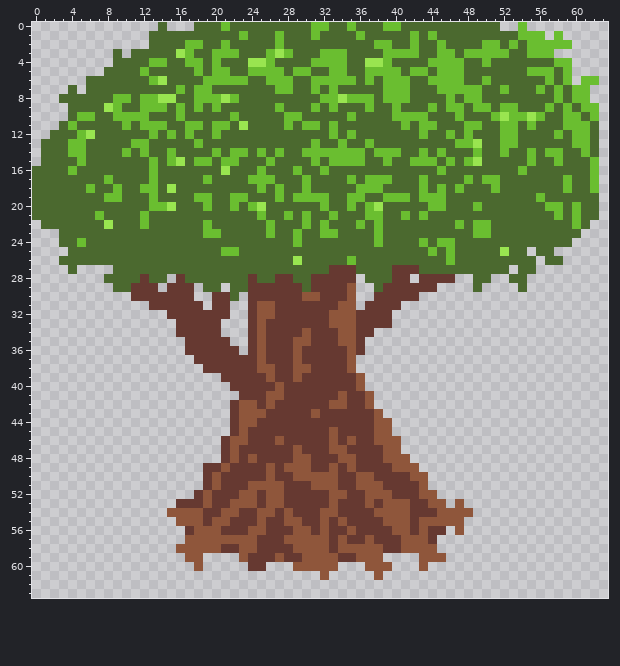
Pixel-art file, stored at src/res/img/tree.aseprite. The picture above is the old version.
64x64 pixels, 1 frame.
And afterwards:
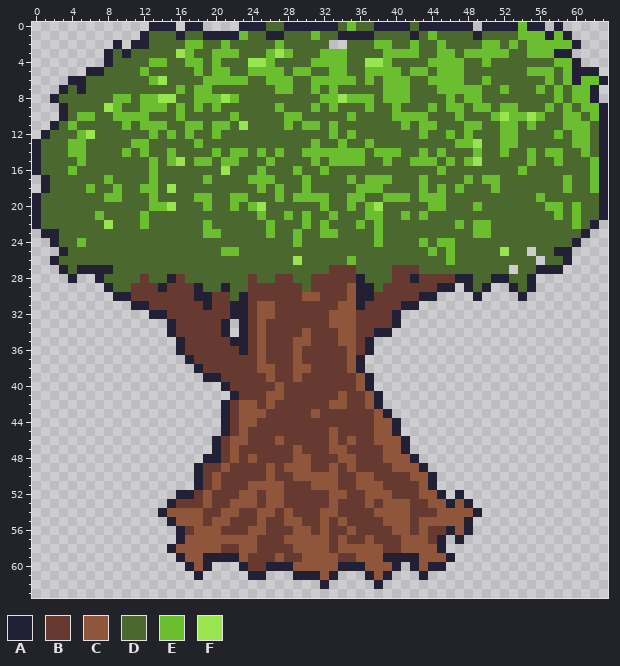
Palette (. is transparent): A #222034  B #663931  C #8f563b  D #4b692f  E #6abe30  F #99e550
Changes in this commit:
Colour A is added in row 0 at x 13, 15, 17, 52 to 53, 55 to 56 and 58; in row 1 at x 12, 57 and 59; in row 2 at x 9, 11 to 12 and 60; in row 3 at x 8, 10 and 58 to 59; in row 4 at x 8 and 60; in row 5 at x 6 to 7 and 60 to 62.
Colour A is added in row 6 at x 4 to 5, 60 and 63; in row 7 at x 3, 5 and 62; in row 8 at x 2 and 62; in rows 9 to 10 at x 3 and 63; in row 11 at x 2 and 63; in row 12 at x 1 and 63.
Colour A is added in rows 13 to 15 at x 0 and 63; in rows 16 to 21 at x 63; in row 22 at x 0 and 62; in row 23 at x 1 to 2 and 61; in row 24 at x 2 and 60; in row 25 at x 3 and 58 to 59.
Colour A is added in row 26 at x 2 and 59; in row 27 at x 3, 5 to 8 and 56 to 58; in row 28 at x 4, 7, 15, 36, 42, 47 to 48, 51 to 52 and 55; in row 29 at x 8, 14, 18, 21, 36 to 37, 45 to 46, 48, 50, 53 and 55; in row 30 at x 9 to 10, 18 to 19, 23, 36 to 37, 43 to 44, 49 and 54; in row 31 at x 11 to 12, 19, 22 to 23, 36 and 41 to 42.
Colour A is added in row 32 at x 13 to 14, 22 to 23 and 40; in row 33 at x 15, 21, 23 and 40; in row 34 at x 15, 21, 23 and 38 to 39; in row 35 at x 16, 22 to 23 and 37; in row 36 at x 16, 23 and 37; in row 37 at x 17 and 36.
Colour A is added in row 38 at x 18 and 36; in row 39 at x 19 to 20 and 37; in row 40 at x 21 and 37; in row 41 at x 22 and 38; in row 42 at x 21 and 38; in row 43 at x 21 and 39.
Colour A is added in rows 44 to 45 at x 21 and 40; in rows 46 to 47 at x 20 and 41; in row 48 at x 19 to 20 and 42; in row 49 at x 18 and 43; in rows 50 to 51 at x 18 and 44; in row 52 at x 16 to 17, 45 and 47.
Colour A is added in row 53 at x 15, 46 and 48; in row 54 at x 14 and 49; in row 55 at x 15 and 48; in row 56 at x 16, 46 and 48; in row 57 at x 16, 45 and 47; in row 58 at x 15 and 45.
Colour A is added in row 59 at x 16, 19 to 22, 39 to 42 and 46; in row 60 at x 17, 19, 23, 26 to 28, 34 to 36, 40, 42 and 44 to 45; in row 61 at x 18, 24 to 25, 29 to 31, 33, 37, 39 and 43; in row 62 at x 32 and 38.
Colour A replaces colour D in row 0 at x 14, 18, 23 to 25, 28 to 30, 33, 38, 41, 43 to 48 and 50 to 51; in row 1 at x 16, 19 to 22, 26, 34 to 35, 37 and 49; in row 16 at x 0; in rows 17 to 18 at x 1; in rows 19 to 21 at x 0.
Colour A replaces colour E in row 0 at x 31 to 32 and 39 to 40; in row 1 at x 27, 36 and 42.
The author cleared colour D in row 0 at x 19 to 20, 22 and 49; in row 2 at x 33 to 34; in rows 17 to 18 at x 0.
The author cleared colour E in row 0 at x 21.
